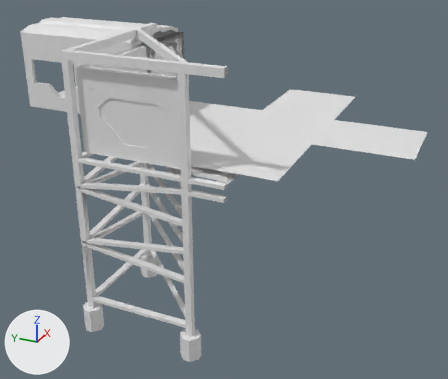
The FBX model DungeonCrawler/Assets/Assets/Meshes/MSH_Rooms_Proto.fbx as it was, and as the next commit left it.
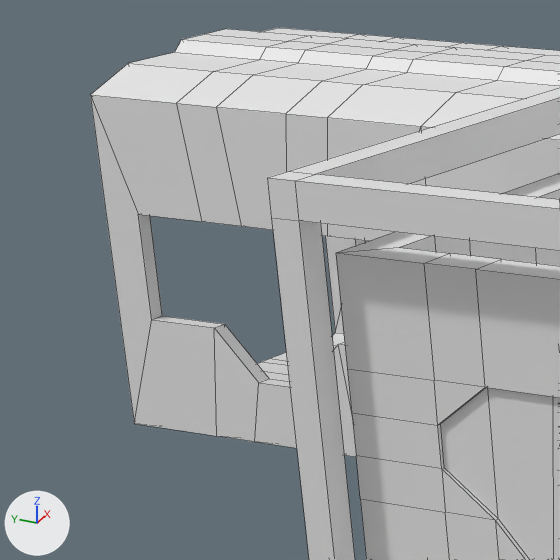
The first picture shows the older version from a camera (50 mm lens) standing at (-29.9, -9.9, 10.6) and looking at (-0.9, 3.1, -3.9). The close-ups show both versions on the part from 0% to 28% of the width and 3% to 36% of the height of that picture; other places that the commit changed are outside them. Lighting does not change. The marker at lower left points along +X, +Y and +Z. The close-ups show mesh edges as thin lines. Where no turn or scale is listed for an object, it has been applied to the vertices.

Before the edit, the objects in view are built like this:
```python
me_msh_hall = bpy.data.meshes.new('MSH_Hall')
me_msh_hall.from_pydata(...)  # 300 vertices, 304 faces; spans x -2.31..2.31, y 7.5..15.0, z -0.56..4.56
me_msh_roomsupport = bpy.data.meshes.new('MSH_RoomSupport')
me_msh_roomsupport.from_pydata(...)  # 264 vertices, 310 faces; spans x -8.2..0.0, y 0.0..8.2, z -9.99..4.8
me_msh_roomwall = bpy.data.meshes.new('MSH_RoomWall')
me_msh_roomwall.from_pydata(...)  # 170 vertices, 184 faces; spans x -7.45..-2.1, y 2.1..7.45, z 0.0..4.0
ob_msh_hall = bpy.data.objects.new('MSH_Hall', me_msh_hall)
ob_msh_hall.location = (0.0, 0.0, 0.0)
ob_msh_roomsupport = bpy.data.objects.new('MSH_RoomSupport', me_msh_roomsupport)
ob_msh_roomsupport.location = (0.0, 0.0, 0.0)
ob_msh_wall = bpy.data.objects.new('MSH_Wall', me_msh_roomwall)
ob_msh_wall.location = (0.0, 0.0, 0.0)
# also in view: 'MSH_WallWindow' at (-5.1, 5.1, 1.7)
```
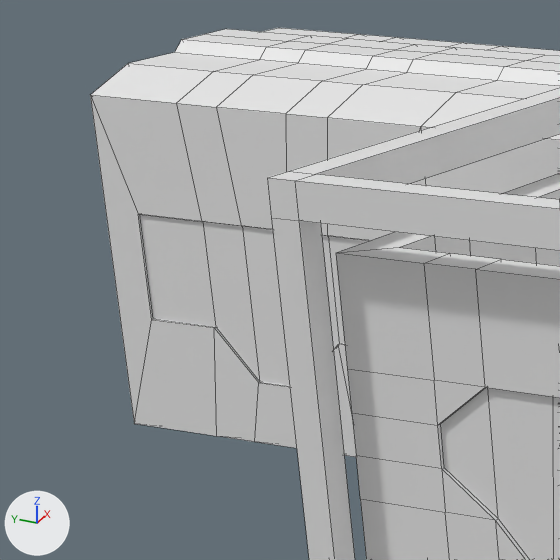
Boxes (x1, y1, x2, y2) around the edits, measured in the close-ups (560 x 560 px):
'MSH_HallWindow', added
    after: (140, 215, 367, 386)

The change, as a list of edits to the scene's bpy script:
```text
Add me_msh_hall_001:
    me_msh_hall_001.from_pydata(...)  # 48 vertices, 44 faces; spans x -2.28..2.28, y 10.53..14.47, z 0.66..2.69
Add ob_msh_hallwindow:
    ob_msh_hallwindow = bpy.data.objects.new('MSH_HallWindow', me_msh_hall_001)
    ob_msh_hallwindow.location = (0.0, 0.0, 0.0)
```
